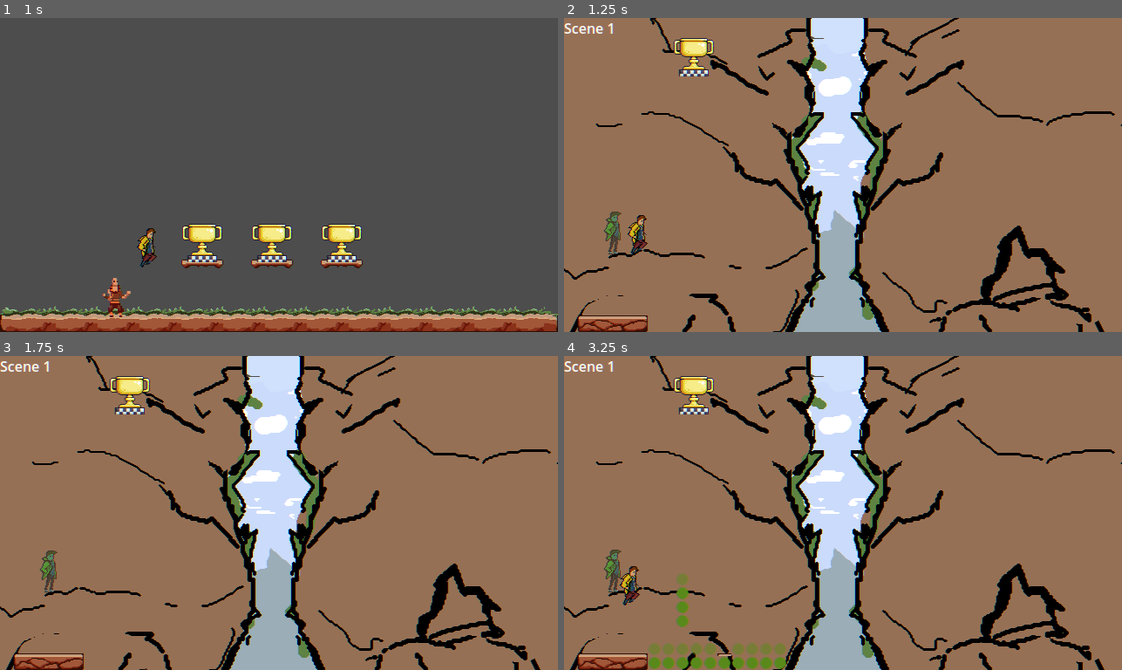
Above: before the commit, frames 1-4 (two rows, left to right).
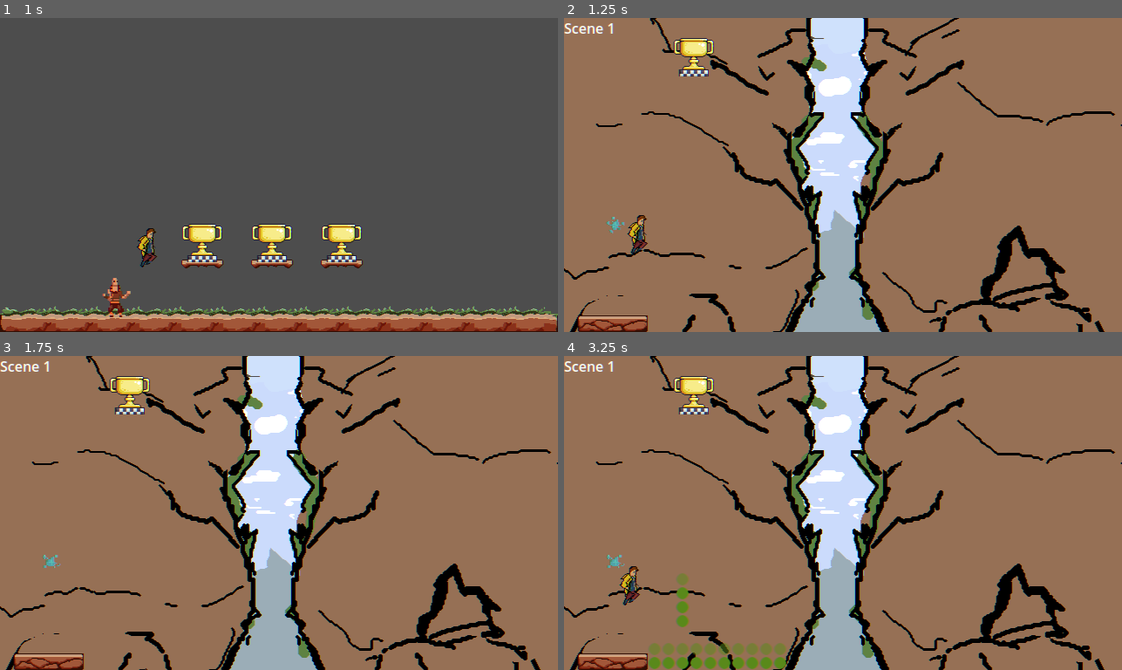
Above: after the commit, the same moments.

Repository: DeVelox/Niro
Game: Godot game, scene res://main.tscn
The game is run twice, just before and just after one commit, with the same random seed, the same clock (stepped at 60 frames per second) and the same inputs.
Inputs:
- Up to frame 1 (1 s): hold D (right) from 0.53 s (still down); tap Shift (dash) at 0.6 s; tap Space (jump) at 0.77 s
- Up to frame 2 (1.25 s): keep holding D (right)
- Up to frame 3 (1.75 s): keep holding D (right); tap F (interact) at 1.35 s; tap Space (jump) at 1.52 s
- Up to frame 4 (3.25 s): tap Enter at 2 s; release D (right) at 2.03 s; hold A (left) 2.03-2.78 s; tap Shift (dash) at 2.1 s; hold D (right) from 2.78 s (still down); tap F (interact) at 2.85 s; tap Space (jump) at 3.02 s

Frame 1 is identical in both runs. In frame 2, 0.3% of the frame differs, in the area x 7-11%, y 61-76%; in frame 3, 0.3%; in frame 4, 0.4%, in the area x 7-31%, y 61-96%.

Commit message:
Fixed crash during recall

Diff:
--- a/levels/tutorial/legs1.tscn
+++ b/levels/tutorial/legs1.tscn
@@ -38,7 +38,7 @@
 scale = Vector2(0.999999, 1)
 layer_1/tile_data = PackedInt32Array(-131071, 524290, 8, -65535, 524290, 9, -131070, 589826, 8, -65534, 589826, 9, -131 …(586 unchanged characters)…
 layer_3/tile_data = PackedInt32Array(-131061, 1, 262144, -131060, 1, 262144, -131059, 1, 262144, -131058, 1, 262144, -131057, 1, 262144)
-layer_4/tile_data = PackedInt32Array(-131066, 1, 131072, -65 …(144 unchanged characters)… 131072, -131065, 1, 131072, -131061, 1, 327680, -131060, 1, 131072, -65524, 1, 131072, …(411 unchanged characters)…
+layer_4/tile_data = PackedInt32Array(-131066, 1, 131072, -65 …(144 unchanged characters)… 131072, -131065, 1, 131072, -131061, 1, 131072, -131060, 1, 131072, -65524, 1, 131072, …(411 unchanged characters)…
 layer_5/tile_data = PackedInt32Array(-458744, 1, 196608, -393208, 1, 196608, -327672, 1, 196608, -262136, 1, 196608, -6 …(582 unchanged characters)…
 prev = NodePath("../Scene1")
 next = NodePath("../Scene3")
@@ -48,3 +48,14 @@
 layer_4/tile_data = PackedInt32Array(-458736, 1, 131072, -393200, 1, 131072, -327664, 1, 131072, -524272, 1, 131072, -5 …(680 unchanged characters)…
 layer_5/tile_data = PackedInt32Array(-524272, 1, 196608, -458736, 1, 196608, -393200, 1, 196608, -327664, 1, 196608, -1 …(554 unchanged characters)…
 prev = NodePath("../Scene2")
+
+[connection signal="body_entered" from="Scene1/Fader" to="Scene1/Fader" method="_on_body_entered"]
+[connection signal="body_entered" from="Scene1/@Area2D@24400" to="Scene1/@Area2D@24400" method="_on_body_entered"]
+[connection signal="body_entered" from="Scene1/@Area2D@24401" to="Scene1/@Area2D@24401" method="_on_body_entered"]
+[connection signal="body_entered" from="Scene1/@Area2D@24402" to="Scene1/@Area2D@24402" method="_on_body_entered"]
+[connection signal="body_entered" from="Scene1/@Area2D@24403" to="Scene1/@Area2D@24403" method="_on_body_entered"]
+[connection signal="body_entered" from="Scene2/Fader" to="Scene2/Fader" method="_on_body_entered"]
+[connection signal="body_entered" from="Scene2/@Area2D@24404" to="Scene2/@Area2D@24404" method="_on_body_entered"]
+[connection signal="body_entered" from="Scene2/@Area2D@24405" to="Scene2/@Area2D@24405" method="_on_body_entered"]
+[connection signal="body_entered" from="Scene2/@Area2D@24406" to="Scene2/@Area2D@24406" method="_on_body_entered"]
+[connection signal="body_entered" from="Scene2/@Area2D@24407" to="Scene2/@Area2D@24407" method="_on_body_entered"]
--- a/player/checkpoint.tscn
+++ b/player/checkpoint.tscn
@@ -1,24 +1,66 @@
-[gd_scene load_steps=6 format=3 uid="uid://c8rs6osmfarsa"]
+[gd_scene load_steps=12 format=3 uid="uid://c8rs6osmfarsa"]
 
 [ext_resource type="Script" path="res://scripts/checkpoint.gd" id="1_4tspx"]
-[ext_resource type="Texture2D" uid="uid://wjiimoskmn0n" path="res://assets/elliot/CharacterAnimationv1.png" id="2_m7lju"]
+[ext_resource type="Texture2D" uid="uid://c4ppyjqooo64o" path="res://assets/elliot/wisp.png" id="2_s7cbb"]
 
-[sub_resource type="AtlasTexture" id="AtlasTexture_ro231"]
-atlas = ExtResource("2_m7lju")
-region = Rect2(0, 70, 70, 70)
+[sub_resource type="AtlasTexture" id="AtlasTexture_wm8sf"]
+atlas = ExtResource("2_s7cbb")
+region = Rect2(0, 0, 16, 16)
 
-[sub_resource type="AtlasTexture" id="AtlasTexture_hcaai"]
-atlas = ExtResource("2_m7lju")
-region = Rect2(70, 70, 70, 70)
+[sub_resource type="AtlasTexture" id="AtlasTexture_8ewpi"]
+atlas = ExtResource("2_s7cbb")
+region = Rect2(16, 0, 16, 16)
+
+[sub_resource type="AtlasTexture" id="AtlasTexture_0m347"]
+atlas = ExtResource("2_s7cbb")
+region = Rect2(32, 0, 16, 16)
+
+[sub_resource type="AtlasTexture" id="AtlasTexture_gowgx"]
+atlas = ExtResource("2_s7cbb")
+region = Rect2(48, 0, 16, 16)
+
+[sub_resource type="AtlasTexture" id="AtlasTexture_8sp5j"]
+atlas = ExtResource("2_s7cbb")
+region = Rect2(64, 0, 16, 16)
+
+[sub_resource type="AtlasTexture" id="AtlasTexture_aykog"]
+atlas = ExtResource("2_s7cbb")
+region = Rect2(80, 0, 16, 16)
+
+[sub_resource type="AtlasTexture" id="AtlasTexture_a312s"]
+atlas = ExtResource("2_s7cbb")
+region = Rect2(96, 0, 16, 16)
+
+[sub_resource type="AtlasTexture" id="AtlasTexture_vttd2"]
+atlas = ExtResource("2_s7cbb")
+region = Rect2(112, 0, 16, 16)
 
 [sub_resource type="SpriteFrames" id="SpriteFrames_lrn07"]
 animations = [{
 "frames": [{
 "duration": 1.0,
-"texture": SubResource("AtlasTexture_ro231")
+"texture": SubResource("AtlasTexture_wm8sf")
 }, {
 "duration": 1.0,
-"texture": SubResource("AtlasTexture_hcaai")
+"texture": SubResource("AtlasTexture_8ewpi")
+}, {
+"duration": 1.0,
+"texture": SubResource("AtlasTexture_0m347")
+}, {
+"duration": 1.0,
+"texture": SubResource("AtlasTexture_gowgx")
+}, {
+"duration": 1.0,
+"texture": SubResource("AtlasTexture_8sp5j")
+}, {
+"duration": 1.0,
+"texture": SubResource("AtlasTexture_aykog")
+}, {
+"duration": 1.0,
+"texture": SubResource("AtlasTexture_a312s")
+}, {
+"duration": 1.0,
+"texture": SubResource("AtlasTexture_vttd2")
 }],
 "loop": true,
 "name": &"default",
@@ -30,6 +72,8 @@
 script = ExtResource("1_4tspx")
 
 [node name="AnimatedSprite2D" type="AnimatedSprite2D" parent="."]
+scale = Vector2(1.5, 1.5)
 sprite_frames = SubResource("SpriteFrames_lrn07")
 autoplay = "default"
-offset = Vector2(0, -1)
+frame = 3
+frame_progress = 0.833792
--- a/scripts/level_switcher.gd
+++ b/scripts/level_switcher.gd
@@ -19,7 +19,7 @@
 	Scene.current_level = next_level
 	Scene.current_scene = next_scene
 	Scene.active_tilemap.clear()
-	main.call_deferred("add_child", next_level)
+	main.add_child.call_deferred(next_level)
 	get_parent().destroy()
 
 
--- a/scripts/player.gd
+++ b/scripts/player.gd
@@ -33,7 +33,6 @@
 var is_double_jumping := false
 var has_dash := false
 var has_double_jump := false
-var has_checkpoint := false
 var was_on_floor := false
 var can_take_damage := true
 var should_take_damage := true
@@ -291,7 +290,6 @@
 	if not is_on_floor():
 		is_wall_hanging = true
 		wall_hang_direction = direction
-		has_checkpoint = true
 		wall_hang_timer.start()
 		return true
 	return false
@@ -437,7 +435,7 @@
 
 
 func _hard_recall() -> void:
-	get_tree().call_deferred("reload_current_scene")
+	get_tree().reload_current_scene.call_deferred()
 
 
 func _soft_recall() -> void:
--- a/scripts/rockfall.gd
+++ b/scripts/rockfall.gd
@@ -1,7 +1,8 @@
 extends Area2D
+const ROCK = preload("res://prefabs/utility library/rock.tscn")
 
 
 func _on_body_entered(_body: Node) -> void:
-	var rock: Rock = load("res://prefabs/utility library/rock.tscn").instantiate()
+	var rock: Rock = ROCK.instantiate()
 	rock.position.y -= 100
-	add_child.call_deferred(rock)
+	add_child(rock)
--- a/scripts/singleton/scene_manager.gd
+++ b/scripts/singleton/scene_manager.gd
@@ -202,19 +202,9 @@
 	return fade_map.get(tile)
 
 
-func generate_static_to_animated_map(tilemap: TileMap) -> Dictionary:
-	# Get all static tiles
-	var static_atlas := _get_atlas_coords_for_all_tiles(tilemap, 0)
-	# Get all animated tiles
-	var animated_atlas := _get_atlas_coords_for_all_tiles(tilemap, 1)
-
-	var map: Dictionary = {}
-	for i in static_atlas.size():
-		map[static_atlas[i]] = animated_atlas[i]
-	return map
-
-
 func fade_in(tilemap: TileMap, is_recall: bool = false) -> void:
+	if not tilemap:
+		return
 	toggle_layers(tilemap, false)
 	var temp_layer = _add_temp_layer(tilemap)
 
@@ -228,11 +218,14 @@
 	get_tree().call_group("fade_in", anim, tilemap, temp_layer)
 	await get_tree().create_timer(1).timeout
 
-	_remove_temp_layer(tilemap, temp_layer)
-	toggle_layers(tilemap, true)
+	if is_instance_valid(tilemap):
+		_remove_temp_layer(tilemap, temp_layer)
+		toggle_layers(tilemap, true)
 
 
 func fade_out(tilemap: TileMap, is_recall: bool = false) -> void:
+	if not tilemap:
+		return
 	toggle_layers(tilemap, false)
 	var temp_layer = _add_temp_layer(tilemap)
 
@@ -246,18 +239,8 @@
 	get_tree().call_group("fade_out", anim, tilemap, temp_layer)
 	await get_tree().create_timer(1).timeout
 
-	_remove_temp_layer(tilemap, temp_layer)
-
-
-func _add_temp_layer(tilemap: TileMap) -> int:
-	var layer := tilemap.get_layers_count()
-	tilemap.add_layer(-1)
-	tilemap.set_layer_enabled(layer, true)
-	return layer
-
-
-func _remove_temp_layer(tilemap: TileMap, layer: int) -> void:
-	tilemap.remove_layer.call_deferred(layer)
+	if is_instance_valid(tilemap):
+		_remove_temp_layer(tilemap, temp_layer)
 
 
 func toggle_layers(tilemap: TileMap, state: bool) -> void:
@@ -277,6 +260,18 @@
 		tilemap.set_cell(temp_layer, pos, source, anim)
 
 
+func _add_temp_layer(tilemap: TileMap) -> int:
+	var layer := tilemap.get_layers_count()
+	tilemap.add_layer(-1)
+	tilemap.set_layer_enabled(layer, true)
+	return layer
+
+
+func _remove_temp_layer(tilemap: TileMap, layer: int) -> void:
+	if tilemap.get_layers_count() > layer:
+		tilemap.remove_layer(layer)
+
+
 func recall():
 	active_tilemap.reverse()
 	for tilemap in active_tilemap:
@@ -288,12 +283,32 @@
 	reload()
 
 
+func reload():
+	var main := get_node("/root/Main")
+	var load_level: Node2D = load(current_scene).instantiate()
+	main.add_child(load_level)
+	current_level.queue_free()
+	current_level = load_level
+
+
 func _recall_in(tilemap: TileMap):
 	await fade_in(tilemap, true)
 
 
 func _recall_out(tilemap: TileMap):
 	await fade_out(tilemap, true)
+
+
+func generate_static_to_animated_map(tilemap: TileMap) -> Dictionary:
+	# Get all static tiles
+	var static_atlas := _get_atlas_coords_for_all_tiles(tilemap, 0)
+	# Get all animated tiles
+	var animated_atlas := _get_atlas_coords_for_all_tiles(tilemap, 1)
+
+	var map: Dictionary = {}
+	for i in static_atlas.size():
+		map[static_atlas[i]] = animated_atlas[i]
+	return map
 
 
 func _get_atlas_coords_for_all_tiles(tilemap: TileMap, layer: int) -> Array[Vector2i]:
@@ -302,11 +317,3 @@
 	for i in tiles:
 		atlas.append(tilemap.get_cell_atlas_coords(layer, i))
 	return atlas
-
-
-func reload():
-	var main := get_node("/root/Main")
-	var load_level: Node2D = load(current_scene).instantiate()
-	main.add_child(load_level)
-	current_level.queue_free()
-	current_level = load_level
Binary file changed: assets/elliot/wisp.png
